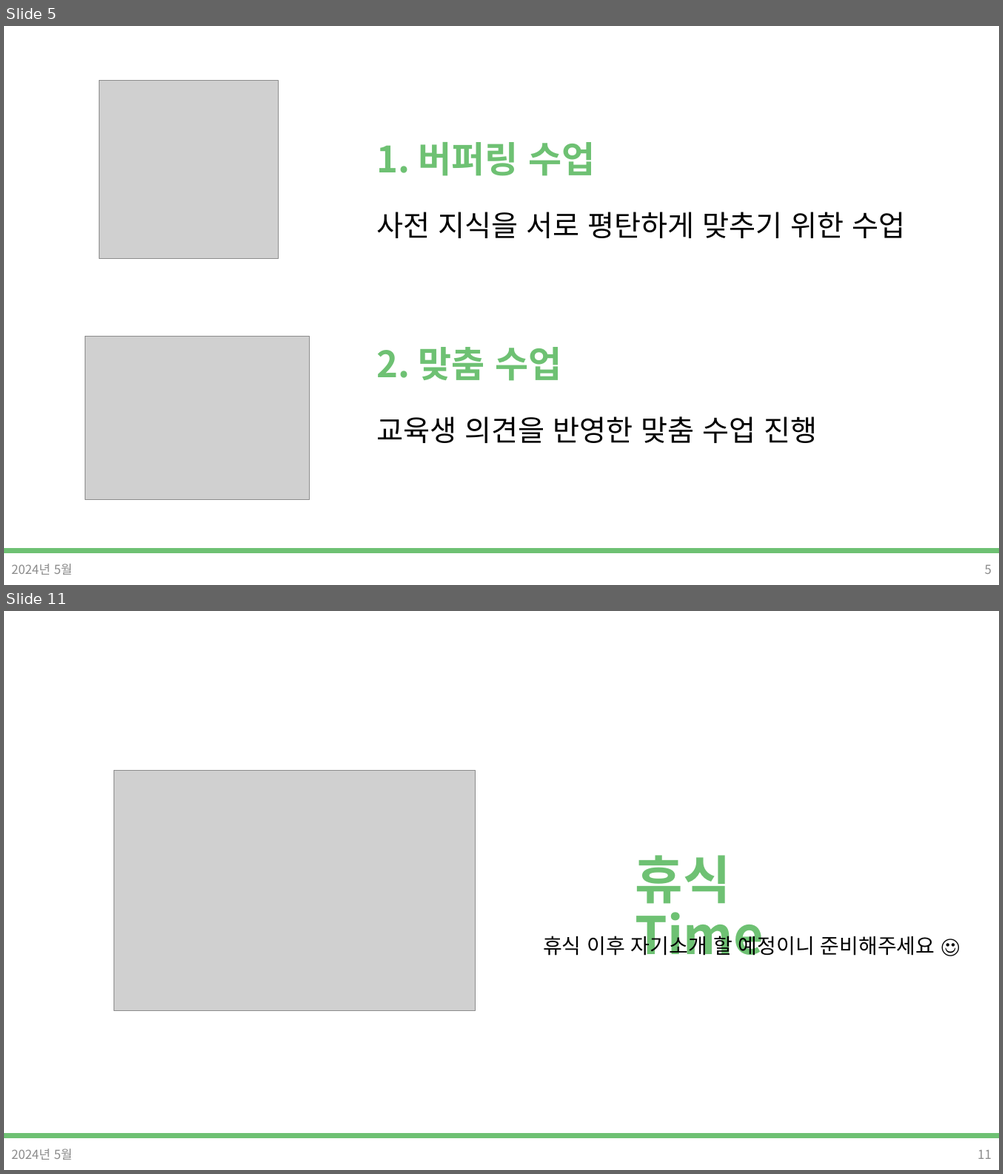
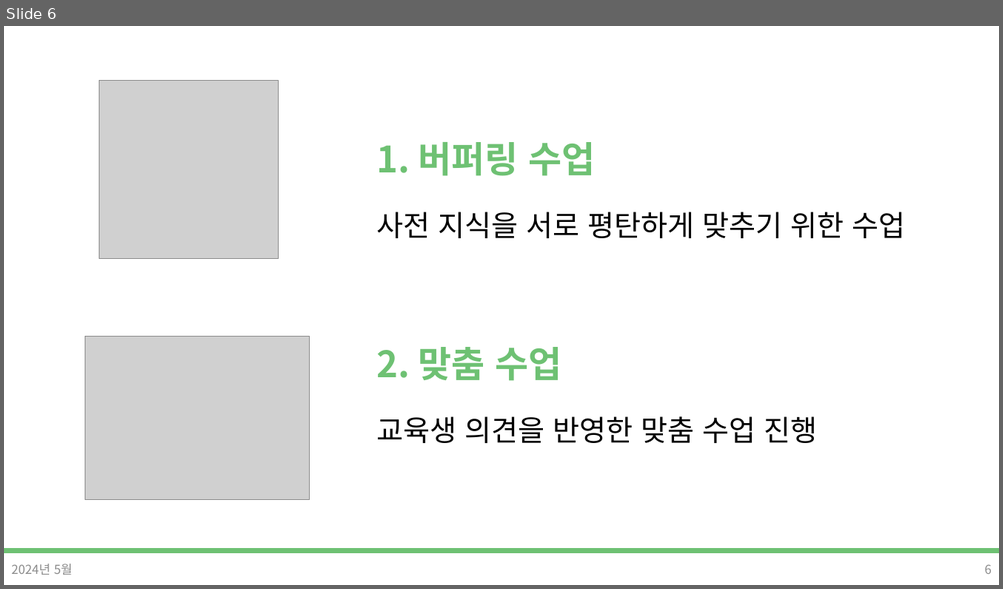
Before and after one commit to DevDamon0527/SeSAC_Yeongdeungpo_Campus_6th, a slide deck: material/[SeSAC_YDP_6] 01_ot,git.pptx. Shown one above the other, each under a label of ours: slides 5 and 11 before the commit, slide 6 after it; the slides between them are not shown. The pictures are 1003x1174 and 1003x589 pixels, drawn with LibreOffice and Linux fonts; fonts in the diff are those of the drawing; grey boxes stand for pictures; background and template pictures are left out. Boxes give left, top, right and bottom in pixels: in the first picture for what was removed or moved away, otherwise in the second. Text is boxed around its words. In the diff, an @@ line names an element or a change of style, - is before the commit and + after.

```diff
--- a/material/[SeSAC_YDP_6] 01_ot,git.pptx
+++ b/material/[SeSAC_YDP_6] 01_ot,git.pptx
@@ slide 11 removed at <box>4,611,999,1170</box>, background #FFFFFF; not listed: 1 template element that a slide beside it also shows @@
@@ picture removed at <box>114,771,475,1011</box> @@
@@ text removed at <box>635,855,763,956</box> @@
-휴식 Time
@@ text removed at <box>543,933,935,956</box> @@
-휴식 이후 자기소개 할 예정이니 준비해주세요 ☺
@@ text removed at <box>11,1149,73,1160</box> @@
-2024년 5월
@@ page number removed at <box>977,1150,991,1159</box> @@
-11
@@ what was slide 5 is now slide 6 @@
@@ page number at <box>984,565,991,574</box>: text changed @@
-5
+6
```
Also in this commit, not shown: 13 slides changed, 1 slide added, 3 other slides removed.
